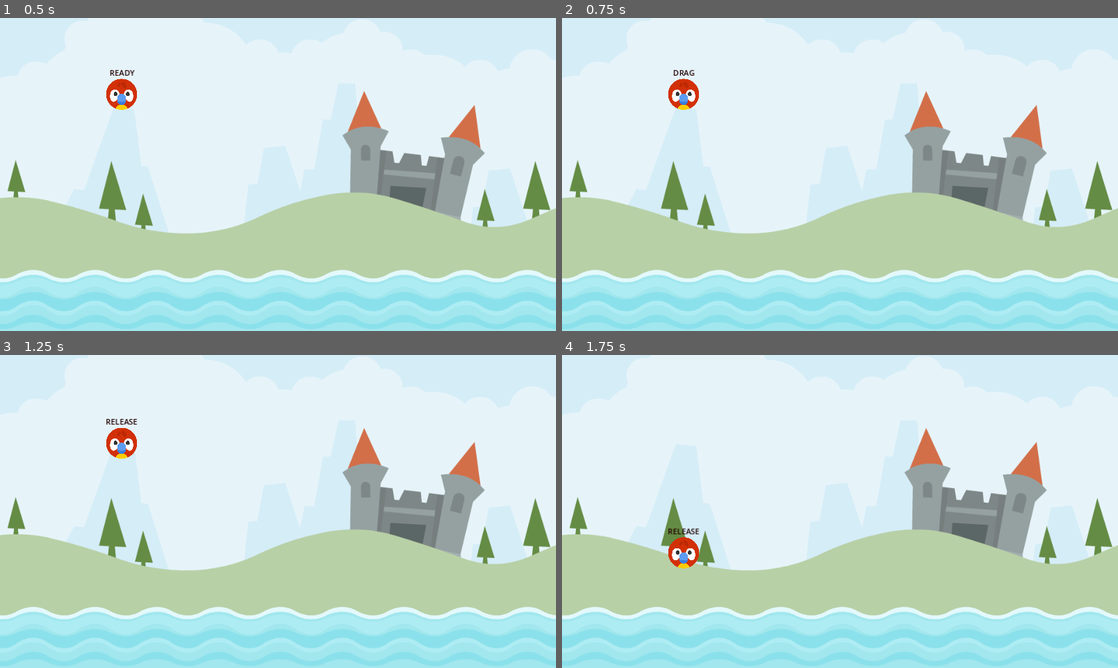
Above: before the commit, frames 1-4 (two rows, left to right).
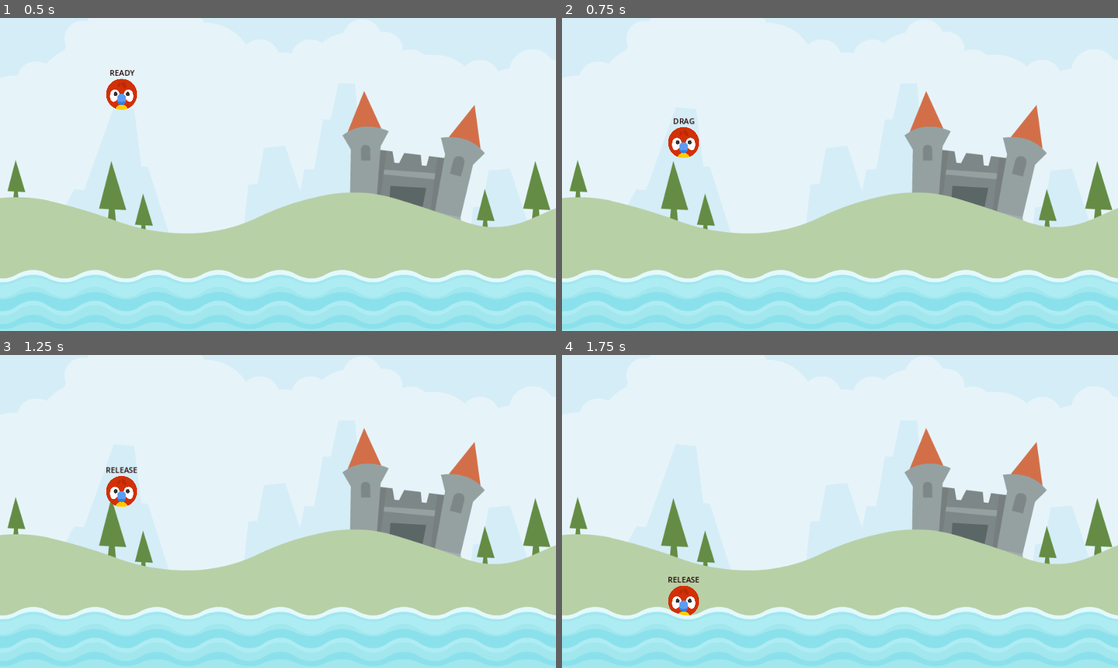
Above: after the commit, the same moments.

Repository: davidzywiec/angry_animals
Game: Godot game, scene res://Scenes/Level/level.tscn
Same seed, same stepped clock (60 frames per second), same inputs: the game is played once before the commit and once after it.
Inputs (mouse positions are in pixels of both pictures, inside the frame that each line leads up to):
- Up to frame 1 (0.5 s): no input
- Up to frame 2 (0.75 s): tap Enter at 0.5 s; drag from (684, 93) to (840, 324) at 0.52 s
- Up to frame 3 (1.25 s): no input
- Up to frame 4 (1.75 s): drag from (728, 527) to (840, 661) at 1.27 s

Frame 1 is identical in both runs. In frame 2, 1.0% of the frame differs, in the area x 19-25%, y 16-45%; in frame 3, 1.0%, in the area x 19-25%, y 20-49%; in frame 4, 1.0%.

Commit message:
Updated drag function comments.

Diff:
--- a/Scenes/Animal/animal.gd
+++ b/Scenes/Animal/animal.gd
@@ -9,8 +9,8 @@
 var state_label : Label = $StateLabel
 
 var _start : Vector2
-const DRAG_LIMIT_MIN : Vector2 = Vector2(-60,0)
-const DRAG_LIMIT_MAX : Vector2 = Vector2(0,60)
+const DRAG_LIMIT_MIN : Vector2 = Vector2(-100,0)
+const DRAG_LIMIT_MAX : Vector2 = Vector2(0,100)
 var _drag_start : Vector2
 var _drag_vector : Vector2
 
@@ -31,20 +31,20 @@
 		ANIMAL_STATE.DRAG:
 			update_drag()
 
-
+#Clamp the drag position and the starting position to be within the bounds of the rectangle we want the user to be able to move the animal
 func get_drag_vector(gmp: Vector2) -> Vector2:
 	_drag_start = gmp
-	_drag_vector.x = clampf(_drag_start.x, DRAG_LIMIT_MIN.x, DRAG_LIMIT_MAX.x)
-	_drag_vector.y = clampf(_drag_start.y, DRAG_LIMIT_MIN.y, DRAG_LIMIT_MAX.y)
+	_drag_vector.x = clampf(_drag_start.x, _start.x + DRAG_LIMIT_MIN.x, _start.x + DRAG_LIMIT_MAX.x)
+	_drag_vector.y = clampf(_drag_start.y, _start.y + DRAG_LIMIT_MIN.y, _start.y + DRAG_LIMIT_MAX.y)
 	return _drag_vector
 
 func update_drag() -> void:
 	if detect_release() == true:
 		return
-
-	var gmp = get_global_mouse_position()
-	print(get_drag_vector(gmp))
-	#position = _start + _drag_vector
+	#Get new drag vector to move the animal to
+	var new_drag_vector = get_drag_vector(get_global_mouse_position())
+	#Move animal
+	position = new_drag_vector
 
 
 
